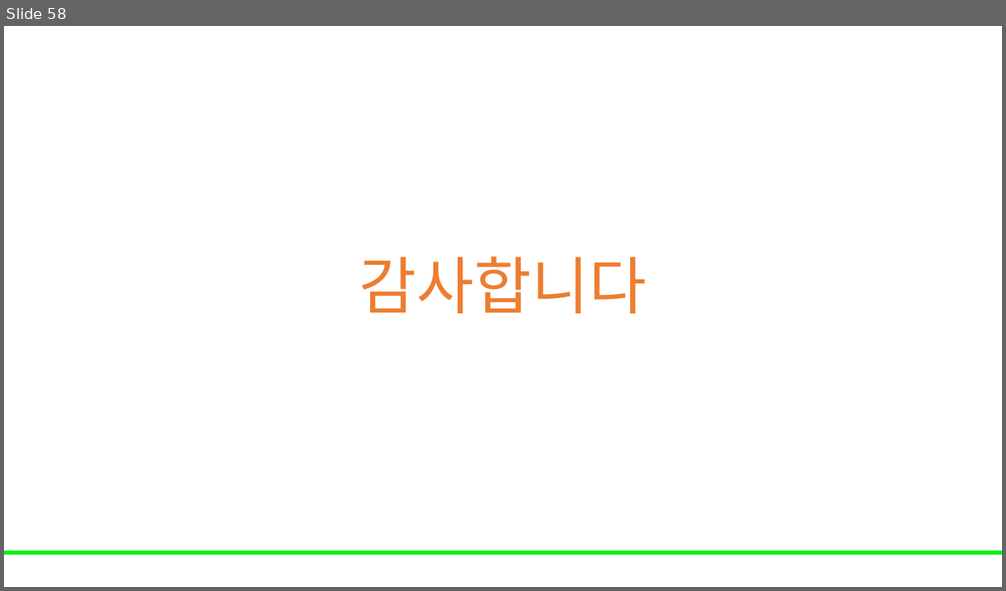
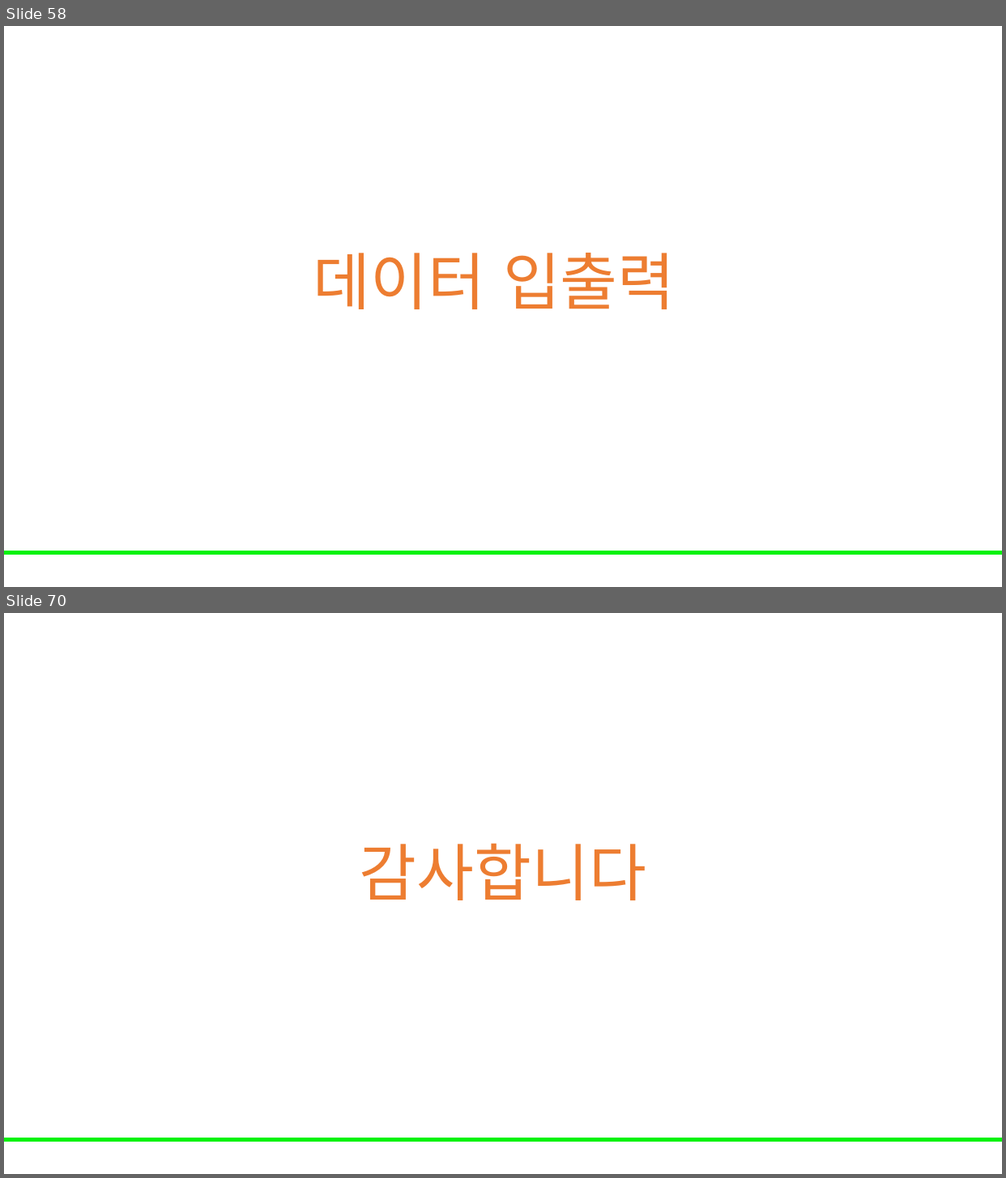
Before and after one commit to Leader-Lesson/KDT_RE_5th, a slide deck: material/3_데이터분석/05_pandas.pptx. Shown one above the other, each under a label of ours: slide 58 before the commit, slides 58 and 70 after it; the slides between them are not shown. The pictures are 1006x591 and 1006x1178 pixels, drawn with LibreOffice and Linux fonts; fonts in the diff are those of the drawing; background and template pictures are left out. Boxes give left, top, right and bottom in pixels: in the first picture for what was removed or moved away, otherwise in the second. Text is boxed around its words. In the diff, an @@ line names an element or a change of style, - is before the commit and + after.

```diff
--- a/material/3_데이터분석/05_pandas.pptx
+++ b/material/3_데이터분석/05_pandas.pptx
@@ slide 58 added at (4, 26, 1002, 587), background #FFFFFF; not listed: 1 template element that a slide beside it also shows @@
@@ text added at (313, 253, 675, 310), 60 pt, text #ED7D31 @@
+데이터 입출력
@@ what was slide 58 is now slide 70 @@
```
Also in this commit, not shown: 49 slides changed, 11 other slides added, 2 other files.
